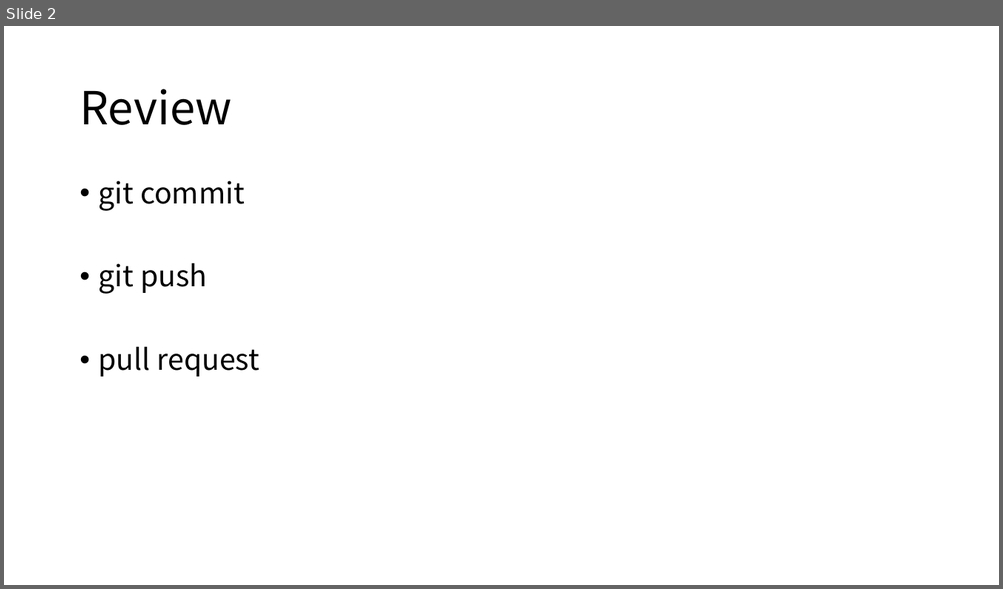
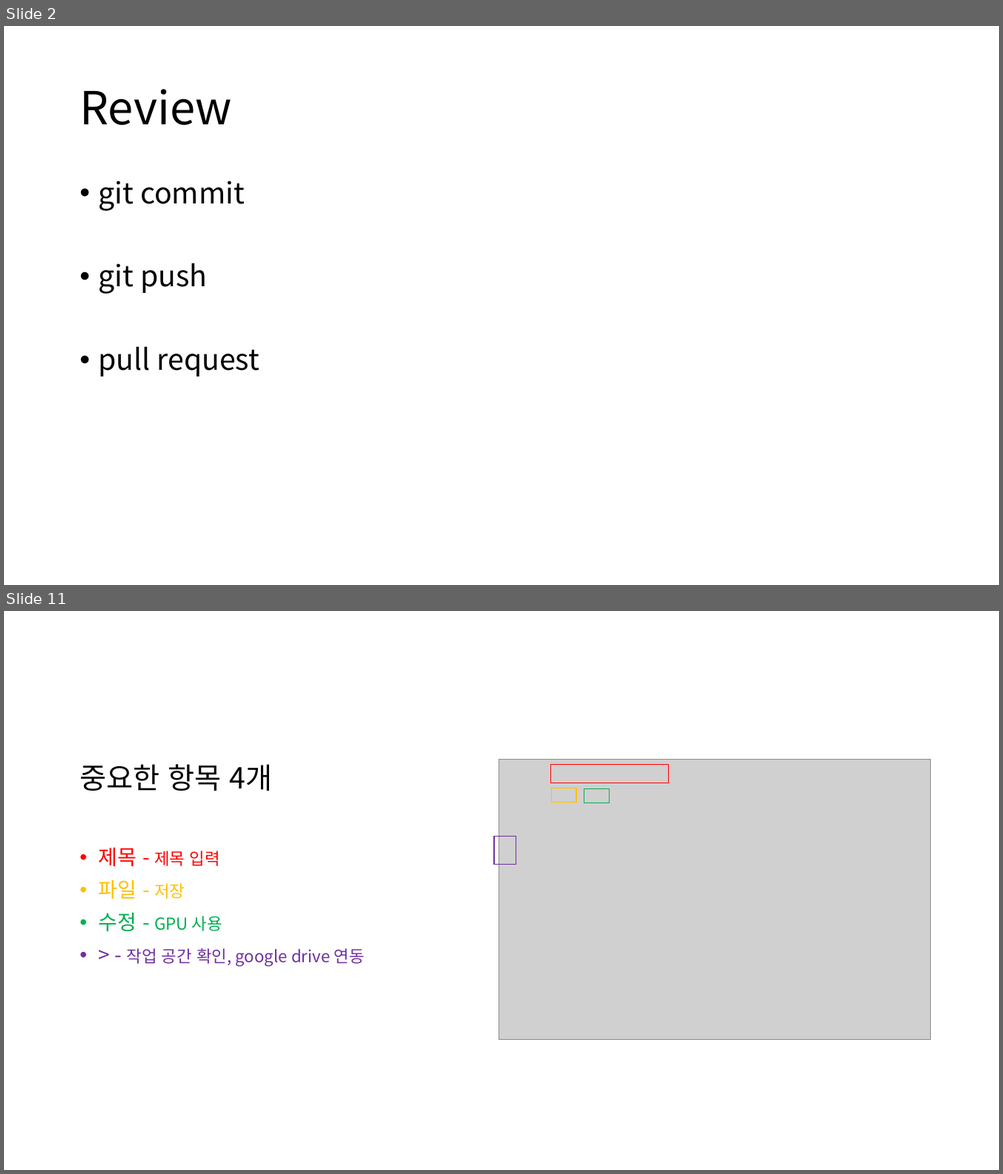
Before and after one commit to tjdghks994/ai-security, a slide deck: 4th week/4th.pptx. Shown one above the other, each under a label of ours: slide 2 before the commit, slides 2 and 11 after it; the slides between them are not shown. The pictures are 1003x589 and 1003x1174 pixels, drawn with LibreOffice and Linux fonts; fonts in the diff are those of the drawing; grey boxes stand for pictures. Boxes give left, top, right and bottom in pixels: in the first picture for what was removed or moved away, otherwise in the second. Text is boxed around its words. In the diff, an @@ line names an element or a change of style, - is before the commit and + after.

```diff
--- a/4th week/4th.pptx
+++ b/4th week/4th.pptx
@@ slide 11 added at bbox=[4, 611, 999, 1170], background #FFFFFF @@
@@ text added at bbox=[79, 764, 364, 967], 16 pt, text #7030A0 @@
+중요한 항목 4개
+• 제목 - 제목 입력
+• 파일 - 저장
+• 수정 - GPU 사용
+• > - 작업 공간 확인, google drive 연동
@@ picture added at bbox=[498, 760, 930, 1040] @@
@@ rectangle added at bbox=[551, 765, 669, 783], outline #FF0000 1 pt @@
@@ rectangle added at bbox=[552, 788, 577, 802], outline #FFC000 1 pt @@
@@ rectangle added at bbox=[583, 789, 609, 803], outline #00B050 1 pt @@
@@ rectangle added at bbox=[494, 836, 516, 865], outline #7030A0 1 pt @@
```
Also in this commit, not shown: 4 slides changed, 11 other slides added, 1 other file.
